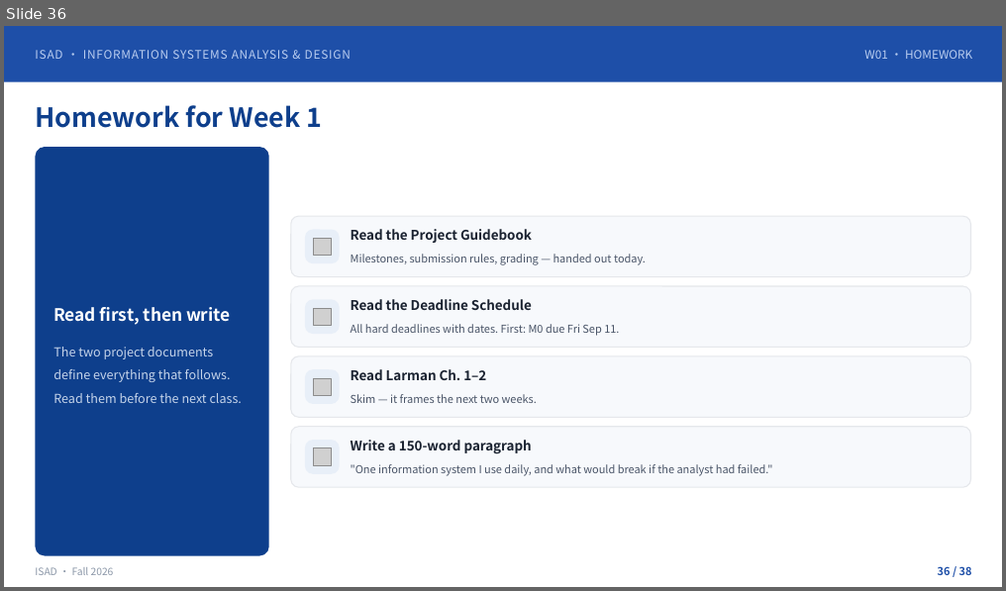
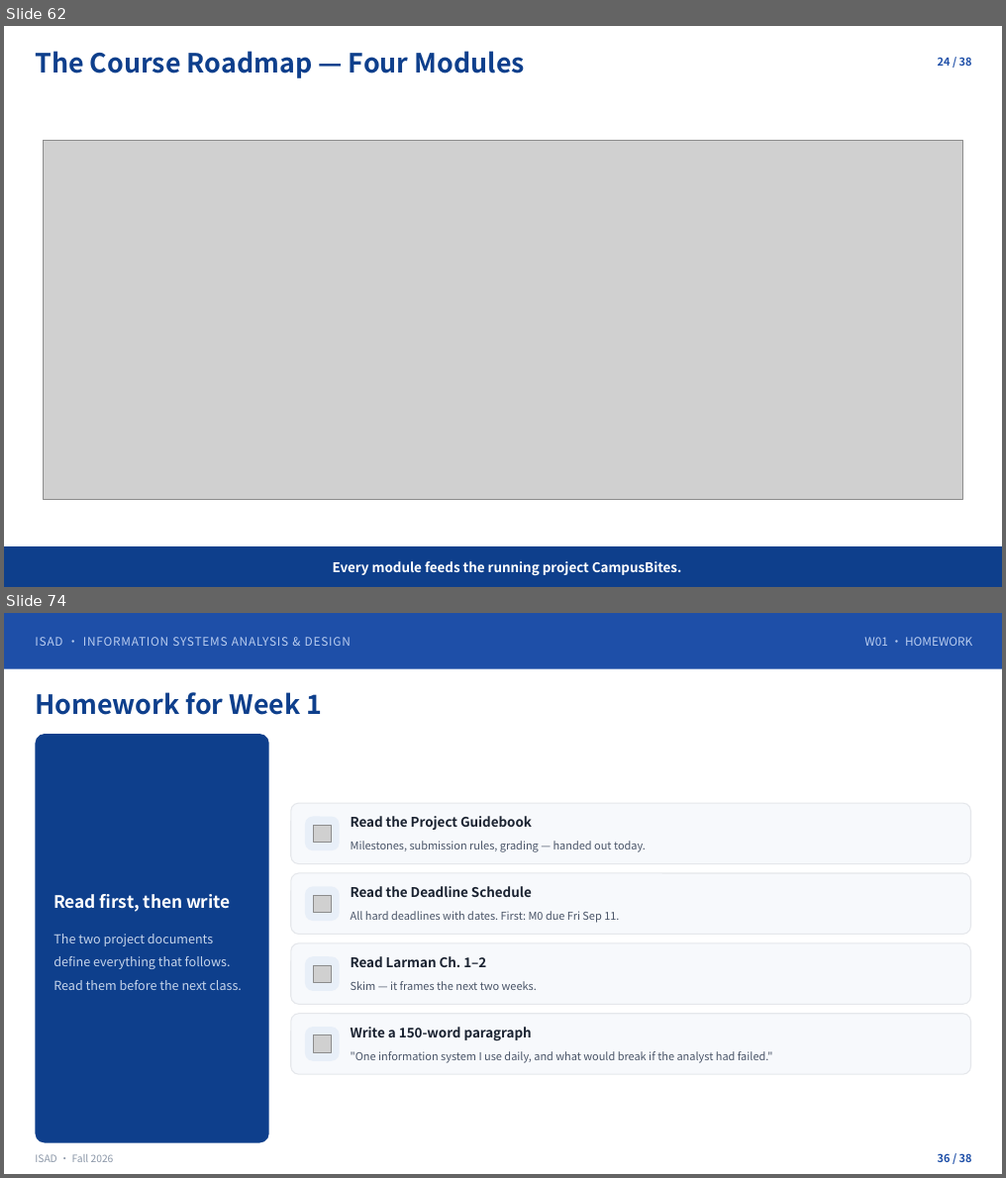
Before and after one commit to klausren/isad-course, a slide deck: 01-slides/W01-Introduction-Systems-Analysts-and-OOAD.pptx. Shown one above the other, each under a label of ours: slide 36 before the commit, slides 62 and 74 after it; the slides between them are not shown. The pictures are 1006x591 and 1006x1178 pixels, drawn with LibreOffice and Linux fonts; fonts in the diff are those of the drawing; grey boxes stand for pictures. Boxes give left, top, right and bottom in pixels: in the first picture for what was removed or moved away, otherwise in the second. Text is boxed around its words. In the diff, an @@ line names an element or a change of style, - is before the commit and + after.

```diff
--- a/01-slides/W01-Introduction-Systems-Analysts-and-OOAD.pptx
+++ b/01-slides/W01-Introduction-Systems-Analysts-and-OOAD.pptx
@@ slide 62 added at (4, 26, 1002, 587), background #FFFFFF @@
@@ text added at (35, 51, 525, 78), 25.5 pt, text #0E3F8C, bold @@
+The Course Roadmap — Four Modules
@@ text added at (938, 57, 972, 66), 10.5 pt, text #1E4FA8, bold @@
+24 / 38
@@ picture added at (43, 141, 963, 499) @@
@@ rectangle added at (4, 547, 1002, 587), fill #0E3F8C @@
@@ text added at (333, 562, 682, 575), 12.8 pt, text #FFFFFF, bold @@
+Every module feeds the running project CampusBites.
@@ what was slide 36 is now slide 74 @@
```
Also in this commit, not shown: 37 other slides added.
